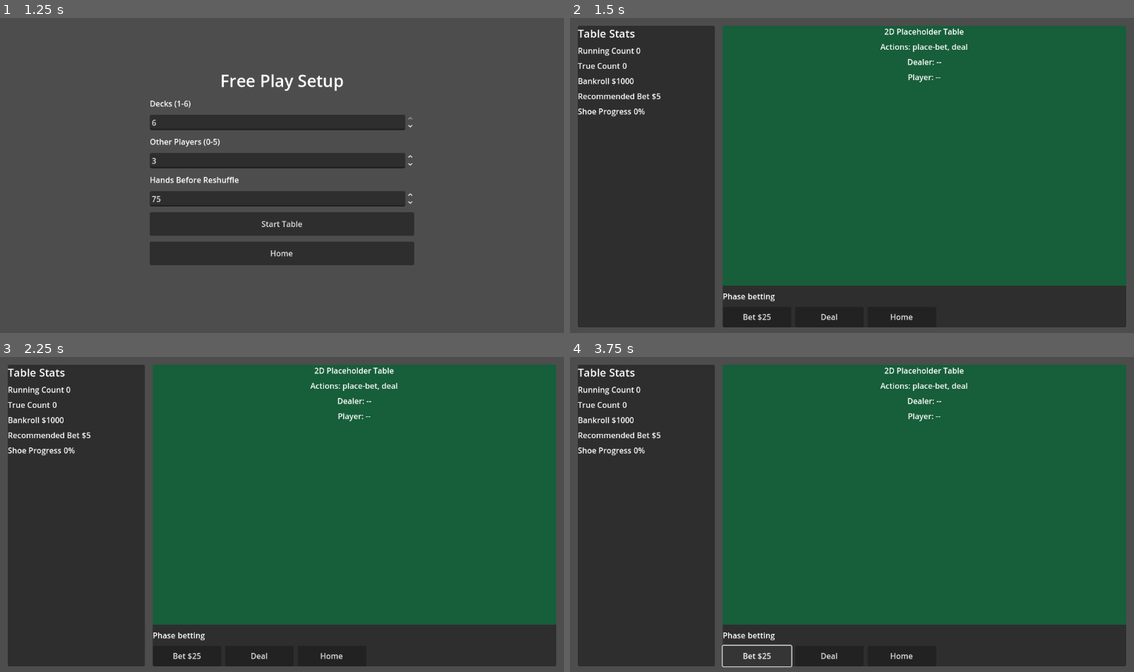
Above: before the commit, frames 1-4 (two rows, left to right).
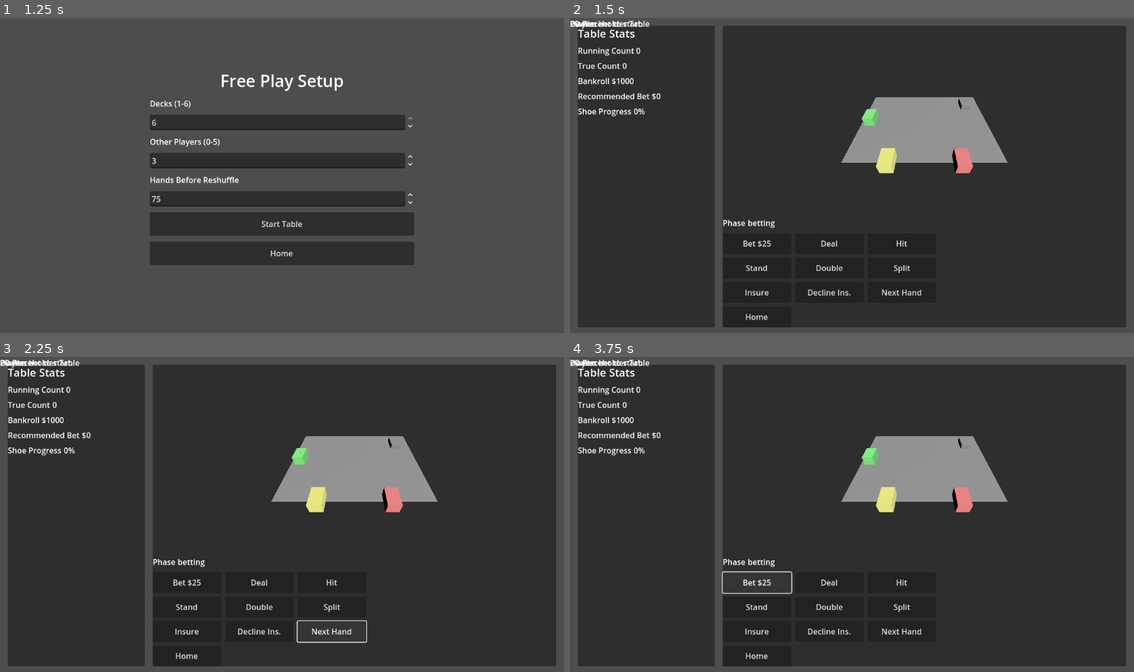
Above: after the commit, the same moments.

Repository: plogden2/card-counter
Game: Godot game, scene res://scenes/boot.tscn
The game is run twice, just before and just after one commit, with the same random seed, the same clock (stepped at 60 frames per second) and the same inputs.
Inputs (mouse positions are in pixels of both pictures, inside the frame that each line leads up to):
- Up to frame 1 (1.25 s): click "Free Play" at 0.5 s
- Up to frame 2 (1.5 s): click "Start Table" at 1.25 s
- Up to frame 3 (2.25 s): click (332, 631) at 2 s, where only the run after the commit has a clickable "Next Hand"
- Up to frame 4 (3.75 s): click (902, 631) at 2.75 s, where only the run after the commit has a clickable "Next Hand"; click "Bet $25" at 3.5 s

Frame 1 is identical in both runs. In frame 2, 60% of the frame differs, in the area x 0-99%, y 0-97%; in frame 3, 60%; in frame 4, 60%, in the area x 0-99%, y 0-99%.
Error before the commit: Invalid assignment of property or key 'vertical' with value of type 'bool' on a base object of type 'Nil'. (res://scripts/scenes/table_scene.gd:236)
Error after the commit: Invalid assignment of property or key 'vertical' with value of type 'bool' on a base object of type 'Nil'. (res://scripts/scenes/table_scene.gd:250)

Commit message:
feat: add 3D table scene with card dealing

Diff:
--- /dev/null
+++ b/godot/assets/models/card_mesh.tres
@@ -0,0 +1,4 @@
+[gd_resource type="BoxMesh" format=3]
+
+[resource]
+size = Vector3(0.28, 0.02, 0.4)
--- /dev/null
+++ b/godot/assets/models/chip_mesh.tres
@@ -0,0 +1,6 @@
+[gd_resource type="CylinderMesh" format=3]
+
+[resource]
+top_radius = 0.12
+bottom_radius = 0.12
+height = 0.03
--- /dev/null
+++ b/godot/assets/models/dog_mesh.tres
@@ -0,0 +1,5 @@
+[gd_resource type="CapsuleMesh" format=3]
+
+[resource]
+radius = 0.16
+height = 0.32
--- /dev/null
+++ b/godot/assets/models/shoe_mesh.tres
@@ -0,0 +1,4 @@
+[gd_resource type="BoxMesh" format=3]
+
+[resource]
+size = Vector3(0.35, 0.2, 0.55)
--- /dev/null
+++ b/godot/assets/models/table_mesh.tres
@@ -0,0 +1,4 @@
+[gd_resource type="PlaneMesh" format=3]
+
+[resource]
+size = Vector2(4.5, 3.2)
--- /dev/null
+++ b/godot/scenes/table/table_3d.tscn
@@ -0,0 +1,56 @@
+[gd_scene load_steps=6 format=3 uid="uid://dbn3s8v4u6oo4"]
+
+[ext_resource type="Script" path="res://scripts/scenes/table_3d.gd" id="1_table_3d_script"]
+
+[sub_resource type="Environment" id="Environment_1"]
+background_mode = 1
+background_color = Color(0.03, 0.04, 0.06, 1)
+
+[sub_resource type="PlaneMesh" id="PlaneMesh_1"]
+size = Vector2(4.5, 3.2)
+
+[sub_resource type="BoxMesh" id="BoxMesh_1"]
+size = Vector3(0.35, 0.2, 0.55)
+
+[node name="Table3D" type="SubViewportContainer"]
+unique_name_in_owner = true
+custom_minimum_size = Vector2(0, 300)
+layout_mode = 2
+size_flags_horizontal = 3
+size_flags_vertical = 3
+stretch = true
+script = ExtResource("1_table_3d_script")
+
+[node name="SubViewport" type="SubViewport" parent="."]
+size = Vector2i(1280, 720)
+transparent_bg = true
+render_target_update_mode = 4
+
+[node name="World" type="Node3D" parent="SubViewport"]
+
+[node name="Camera3D" type="Camera3D" parent="SubViewport/World"]
+position = Vector3(0, 3.1, 3.2)
+rotation = Vector3(-0.75, 0, 0)
+
+[node name="Sun" type="DirectionalLight3D" parent="SubViewport/World"]
+position = Vector3(0, 3, 0)
+rotation = Vector3(-0.8, 0.5, 0)
+light_energy = 1.4
+
+[node name="WorldEnvironment" type="WorldEnvironment" parent="SubViewport/World"]
+environment = SubResource("Environment_1")
+
+[node name="TableMesh" type="MeshInstance3D" parent="SubViewport/World"]
+unique_name_in_owner = true
+mesh = SubResource("PlaneMesh_1")
+
+[node name="ShoeMesh" type="MeshInstance3D" parent="SubViewport/World"]
+unique_name_in_owner = true
+position = Vector3(1.65, 0.1, -0.95)
+mesh = SubResource("BoxMesh_1")
+
+[node name="SeatRoot" type="Node3D" parent="SubViewport/World"]
+unique_name_in_owner = true
+
+[node name="CardRoot" type="Node3D" parent="SubViewport/World"]
+unique_name_in_owner = true
--- a/godot/scenes/table/table_root.tscn
+++ b/godot/scenes/table/table_root.tscn
@@ -1,7 +1,8 @@
-[gd_scene load_steps=3 format=3 uid="uid://d1kt0w1rth0f0"]
+[gd_scene load_steps=4 format=3 uid="uid://d1kt0w1rth0f0"]
 
 [ext_resource type="Script" path="res://scripts/scenes/table_scene.gd" id="1_table_scene"]
 [ext_resource type="PackedScene" path="res://scenes/table/sidebar.tscn" id="2_sidebar"]
+[ext_resource type="PackedScene" path="res://scenes/table/table_3d.tscn" id="3_table_3d"]
 
 [node name="TableRoot" type="Control"]
 layout_mode = 3
@@ -46,14 +47,10 @@
 layout_mode = 2
 theme_override_constants/separation = 10
 
-[node name="Felt" type="ColorRect" parent="Padding/MainSplit/TableArea/TableVBox"]
-layout_mode = 2
-size_flags_horizontal = 3
-size_flags_vertical = 3
-custom_minimum_size = Vector2(0, 360)
-color = Color(0.0901961, 0.368627, 0.227451, 1)
+[node name="Viewport3D" parent="Padding/MainSplit/TableArea/TableVBox" instance=ExtResource("3_table_3d")]
+unique_name_in_owner = true
 
-[node name="FeltOverlay" type="VBoxContainer" parent="Padding/MainSplit/TableArea/TableVBox/Felt"]
+[node name="FeltOverlay" type="VBoxContainer" parent="Padding/MainSplit/TableArea/TableVBox/Viewport3D"]
 layout_mode = 2
 anchors_preset = 15
 anchor_right = 1.0
--- /dev/null
+++ b/godot/scripts/lib/motion_preference.gd
@@ -0,0 +1,7 @@
+class_name MotionPreference
+
+
+static func duration_ms(base_duration_ms: int, reduced_motion: bool) -> int:
+	if reduced_motion:
+		return 0
+	return maxi(base_duration_ms, 0)
--- /dev/null
+++ b/godot/scripts/scenes/table_3d.gd
@@ -0,0 +1,89 @@
+extends SubViewportContainer
+
+const MotionPreference = preload("res://scripts/lib/motion_preference.gd")
+
+@onready var _table: MeshInstance3D = %TableMesh
+@onready var _shoe: MeshInstance3D = %ShoeMesh
+@onready var _card_root: Node3D = %CardRoot
+@onready var _seat_root: Node3D = %SeatRoot
+
+var _card_nodes: Array[MeshInstance3D] = []
+var _dog_nodes: Array[Node3D] = []
+
+
+func _ready() -> void:
+	_spawn_dog_placeholders(3)
+
+
+func set_dog_count(count: int) -> void:
+	_spawn_dog_placeholders(clampi(count, 0, 5))
+
+
+func deal_cards(cards: Array, motion_reduced: bool = false) -> void:
+	_clear_cards()
+	for i in cards.size():
+		var card := _create_card_mesh()
+		card.position = Vector3(0.0, 0.4, -1.7)
+		_card_root.add_child(card)
+		_card_nodes.append(card)
+
+		var col := i % 5
+		var row := i / 5
+		var target := Vector3(-0.9 + float(col) * 0.45, 0.4, -0.5 + float(row) * 0.7)
+		_animate_card_to(card, target, motion_reduced)
+
+
+func _spawn_dog_placeholders(count: int) -> void:
+	for node in _dog_nodes:
+		node.queue_free()
+	_dog_nodes.clear()
+
+	for i in count:
+		var anchor := Node3D.new()
+		anchor.name = "DogSeat%d" % i
+		var angle := (TAU / 6.0) * float(i + 1)
+		anchor.position = Vector3(cos(angle) * 1.9, 0.0, sin(angle) * 1.9)
+		anchor.look_at(Vector3.ZERO, Vector3.UP, true)
+
+		var body := MeshInstance3D.new()
+		var mesh := BoxMesh.new()
+		mesh.size = Vector3(0.35, 0.35, 0.5)
+		body.mesh = mesh
+		body.position = Vector3(0.0, 0.2, 0.0)
+
+		var mat := StandardMaterial3D.new()
+		mat.albedo_color = Color.from_hsv(float(i) / 6.0, 0.45, 0.9)
+		body.material_override = mat
+		anchor.add_child(body)
+
+		_seat_root.add_child(anchor)
+		_dog_nodes.append(anchor)
+
+
+func _create_card_mesh() -> MeshInstance3D:
+	var card := MeshInstance3D.new()
+	var mesh := BoxMesh.new()
+	mesh.size = Vector3(0.28, 0.02, 0.4)
+	card.mesh = mesh
+
+	var mat := StandardMaterial3D.new()
+	mat.albedo_color = Color(0.98, 0.97, 0.94)
+	mat.roughness = 0.75
+	card.material_override = mat
+	return card
+
+
+func _animate_card_to(card: Node3D, target: Vector3, motion_reduced: bool) -> void:
+	var duration_ms: int = MotionPreference.duration_ms(260, motion_reduced)
+	if duration_ms <= 0:
+		card.position = target
+		return
+
+	var tween := create_tween()
+	tween.tween_property(card, "position", target, float(duration_ms) / 1000.0).set_trans(Tween.TRANS_SINE).set_ease(Tween.EASE_OUT)
+
+
+func _clear_cards() -> void:
+	for card in _card_nodes:
+		card.queue_free()
+	_card_nodes.clear()
--- a/godot/scripts/scenes/table_scene.gd
+++ b/godot/scripts/scenes/table_scene.gd
@@ -6,6 +6,7 @@
 @onready var _sidebar_container: Control = %SidebarContainer
 @onready var _sidebar: VBoxContainer = %Sidebar
 @onready var _main_split: BoxContainer = %MainSplit
+@onready var _table_3d: SubViewportContainer = %Viewport3D
 @onready var _felt_label: Label = %FeltLabel
 @onready var _dealer_label: Label = %DealerCards
 @onready var _player_label: Label = %PlayerCards
@@ -138,6 +139,7 @@
 	_dealer_label.text = "Dealer: %s" % dealer_text
 	_player_label.text = "Player: %s" % cards_text
 	_phase_label.text = phase
+	_sync_3d_view(session, learner_cards, dealer_cards)
 
 	_sidebar.call("update_stats", {
 		"runningCount": int(session.get("countState", {}).get("runningCount", 0)),
@@ -226,6 +228,18 @@
 	return clampi(candidate, min_bet, max_bet)
 
 
+func _sync_3d_view(session: Dictionary, learner_cards: Array, dealer_cards: Array) -> void:
+	if _table_3d == null:
+		return
+	var cards_to_show: Array = []
+	cards_to_show.append_array(learner_cards)
+	cards_to_show.append_array(dealer_cards)
+	var seats: Array = session.get("seats", [])
+	var dog_count: int = maxi(0, seats.size() - 1)
+	_table_3d.call("set_dog_count", dog_count)
+	_table_3d.call("deal_cards", cards_to_show, bool(_controller.call("get_profile").get("motionReduced", false)))
+
+
 func _apply_layout_for_width(width: float) -> void:
 	if width < 900.0:
 		if _current_layout != "stacked":
